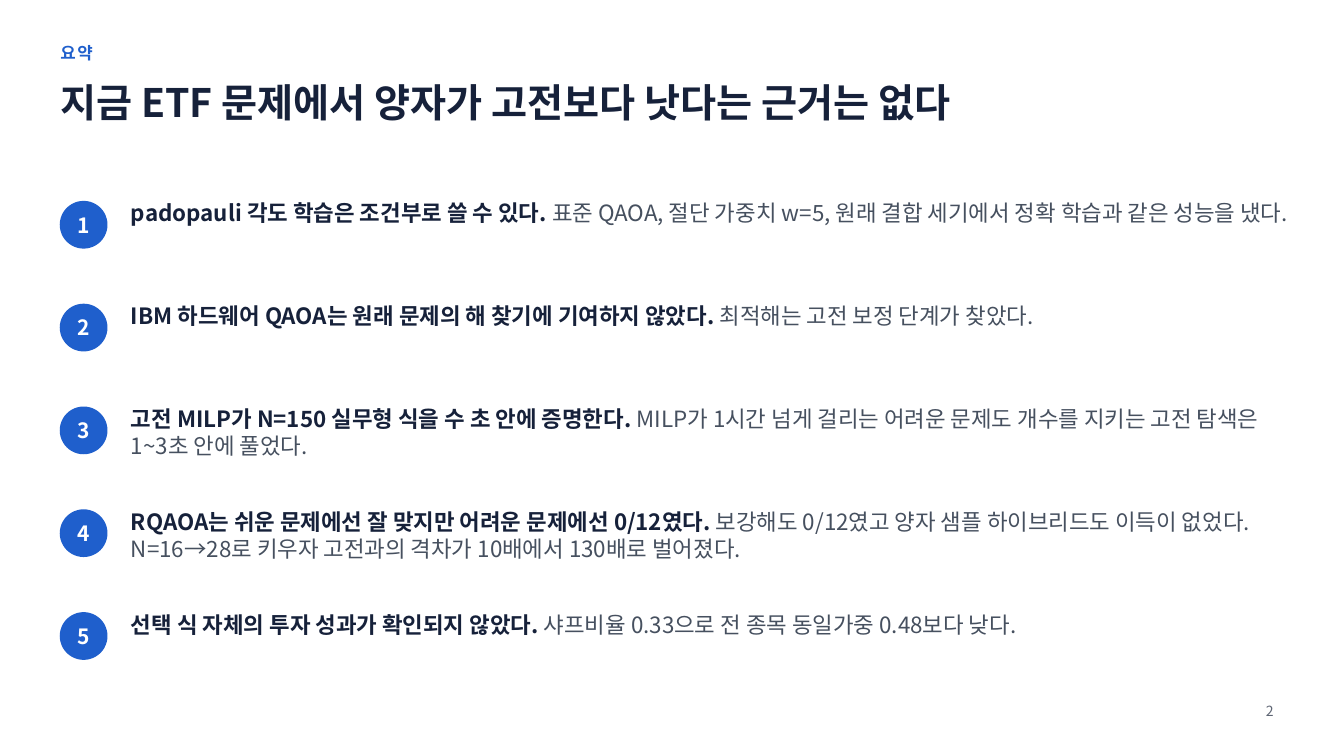
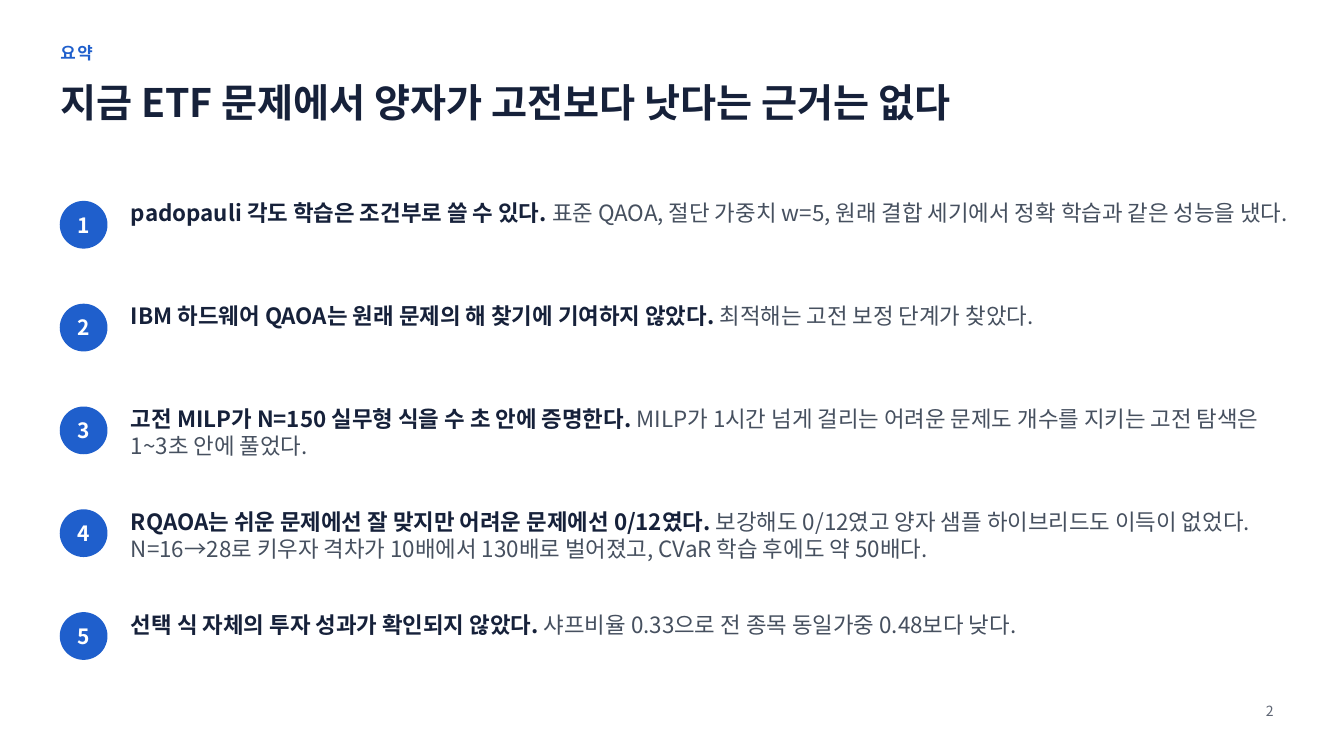
Before and after one commit to 202155570/norma-qaoa, a slide deck: slide 2 of docs/qaoa_research_report_2026-11-19.pptx. Drawn at 1344x756 pixels with LibreOffice and Linux fonts; fonts in the diff are those of the drawing. Boxes give left, top, right and bottom in pixels: in the first picture for what was removed or moved away, otherwise in the second. Text is boxed around its words. In the diff, an @@ line names an element or a change of style, - is before the commit and + after.

```diff
--- a/docs/qaoa_research_report_2026-11-19.pptx
+++ b/docs/qaoa_research_report_2026-11-19.pptx
@@ text at box(131, 511, 1250, 561): text changed @@
-RQAOA는 쉬운 문제에선 잘 맞지만 어려운 문제에선 0/12였다. 보강해도 0/12였고 양자 샘플 하이브리드도 이득이 없었다. N=16→28로 키우자 고전과의 격차가 10배에서 130배로 벌어졌다.
+RQAOA는 쉬운 문제에선 잘 맞지만 어려운 문제에선 0/12였다. 보강해도 0/12였고 양자 샘플 하이브리드도 이득이 없었다. N=16→28로 키우자 격차가 10배에서 130배로 벌어졌고, CVaR 학습 후에도 약 50배다.
```
Also in this commit, not shown: 7 other slides changed, 1 slide added, 8 other files.
